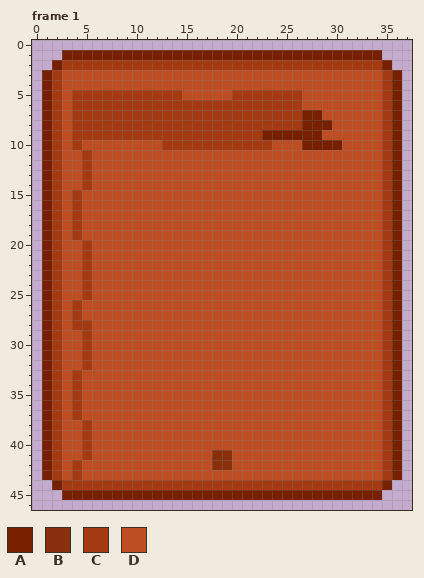
Pixel-art file, stored at assets/source/cards design.aseprite. Above: the version before the commit.
38x47 pixels, 4 frames. Shown: frame 1. The commit also changed other frames, which this record leaves out.
Palette (. is transparent): A #772000  B #882f0c  C #a33a12  D #bd4d22
And afterwards:
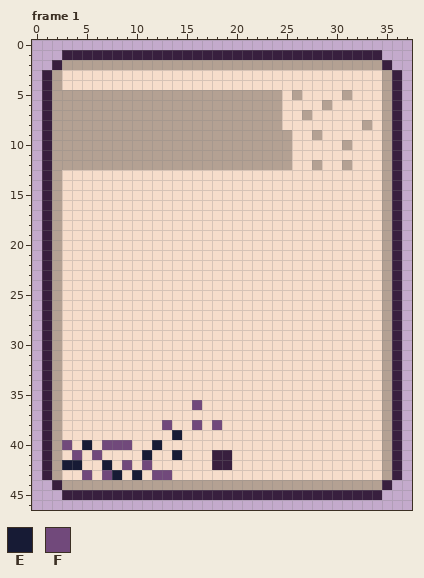
Colours new in this view: E #171b35  F #71497b
What changed:
@@ palette @@
-A #772000
+A #381f3e
-C #a33a12
+C #b4a193
-D #bd4d22
+D #f6ddcb
--- frame 1
@@ x 0..37 @@
  4 .ACDDDDDDDDDDDDDDDDDDDDDDDDDDDDDDDDCA.
- 5 .ACDCCCCCCCCCCCDDDDDCCCCCCCDDDDDDDDCA.
- 6 .ACDCCCCCCCCCCCCCCCCCCCCCCCDDDDDDDDCA.
- 7 .ACDCCCCCCCCCCCCCCCCCCCCCCCAADDDDDDCA.
- 8 .ACDCCCCCCCCCCCCCCCCCCCCCCCAAADDDDDCA.
- 9 .ACDCCCCCCCCCCCCCCCCCCCAAAAAADDDDDDCA.
-10 .ACDCDDDDDDDDCCCCCCCCCCCDDDAAAADDDDCA.
-11 .ACDDCDDDDDDDDDDDDDDDDDDDDDDDDDDDDDCA.
-12 .ACDDCDDDDDDDDDDDDDDDDDDDDDDDDDDDDDCA.
-13 .ACDDCDDDDDDDDDDDDDDDDDDDDDDDDDDDDDCA.
-14 .ACDDCDDDDDDDDDDDDDDDDDDDDDDDDDDDDDCA.
-15 .ACDCDDDDDDDDDDDDDDDDDDDDDDDDDDDDDDCA.
-16 .ACDCDDDDDDDDDDDDDDDDDDDDDDDDDDDDDDCA.
-17 .ACDCDDDDDDDDDDDDDDDDDDDDDDDDDDDDDDCA.
-18 .ACDCDDDDDDDDDDDDDDDDDDDDDDDDDDDDDDCA.
-19 .ACDCDDDDDDDDDDDDDDDDDDDDDDDDDDDDDDCA.
-20 .ACDDCDDDDDDDDDDDDDDDDDDDDDDDDDDDDDCA.
-21 .ACDDCDDDDDDDDDDDDDDDDDDDDDDDDDDDDDCA.
-22 .ACDDCDDDDDDDDDDDDDDDDDDDDDDDDDDDDDCA.
-23 .ACDDCDDDDDDDDDDDDDDDDDDDDDDDDDDDDDCA.
-24 .ACDDCDDDDDDDDDDDDDDDDDDDDDDDDDDDDDCA.
-25 .ACDDCDDDDDDDDDDDDDDDDDDDDDDDDDDDDDCA.
-26 .ACDCDDDDDDDDDDDDDDDDDDDDDDDDDDDDDDCA.
-27 .ACDCDDDDDDDDDDDDDDDDDDDDDDDDDDDDDDCA.
-28 .ACDCCDDDDDDDDDDDDDDDDDDDDDDDDDDDDDCA.
-29 .ACDDCDDDDDDDDDDDDDDDDDDDDDDDDDDDDDCA.
-30 .ACDDCDDDDDDDDDDDDDDDDDDDDDDDDDDDDDCA.
-31 .ACDDCDDDDDDDDDDDDDDDDDDDDDDDDDDDDDCA.
-32 .ACDDCDDDDDDDDDDDDDDDDDDDDDDDDDDDDDCA.
-33 .ACDCDDDDDDDDDDDDDDDDDDDDDDDDDDDDDDCA.
-34 .ACDCDDDDDDDDDDDDDDDDDDDDDDDDDDDDDDCA.
-35 .ACDCDDDDDDDDDDDDDDDDDDDDDDDDDDDDDDCA.
-36 .ACDCDDDDDDDDDDDDDDDDDDDDDDDDDDDDDDCA.
-37 .ACDCDDDDDDDDDDDDDDDDDDDDDDDDDDDDDDCA.
-38 .ACDDCDDDDDDDDDDDDDDDDDDDDDDDDDDDDDCA.
-39 .ACDDCDDDDDDDDDDDDDDDDDDDDDDDDDDDDDCA.
-40 .ACDDCDDDDDDDDDDDDDDDDDDDDDDDDDDDDDCA.
-41 .ACDDCDDDDDDDDDDDDBBDDDDDDDDDDDDDDDCA.
-42 .ACDCDDDDDDDDDDDDDBBDDDDDDDDDDDDDDDCA.
-43 .ACDCDDDDDDDDDDDDDDDDDDDDDDDDDDDDDDCA.
+ 5 .ACCCCCCCCCCCCCCCCCCCCCCCDCDDDDCDDDCA.
+ 6 .ACCCCCCCCCCCCCCCCCCCCCCCDDDDCDDDDDCA.
+ 7 .ACCCCCCCCCCCCCCCCCCCCCCCDDCDDDDDDDCA.
+ 8 .ACCCCCCCCCCCCCCCCCCCCCCCDDDDDDDDCDCA.
+ 9 .ACCCCCCCCCCCCCCCCCCCCCCCCDDCDDDDDDCA.
+10 .ACCCCCCCCCCCCCCCCCCCCCCCCDDDDDCDDDCA.
+11 .ACCCCCCCCCCCCCCCCCCCCCCCCDDDDDDDDDCA.
+12 .ACCCCCCCCCCCCCCCCCCCCCCCCDDCDDCDDDCA.
+13 .ACDDDDDDDDDDDDDDDDDDDDDDDDDDDDDDDDCA.
+14 .ACDDDDDDDDDDDDDDDDDDDDDDDDDDDDDDDDCA.
+15 .ACDDDDDDDDDDDDDDDDDDDDDDDDDDDDDDDDCA.
+16 .ACDDDDDDDDDDDDDDDDDDDDDDDDDDDDDDDDCA.
+17 .ACDDDDDDDDDDDDDDDDDDDDDDDDDDDDDDDDCA.
+18 .ACDDDDDDDDDDDDDDDDDDDDDDDDDDDDDDDDCA.
+19 .ACDDDDDDDDDDDDDDDDDDDDDDDDDDDDDDDDCA.
+20 .ACDDDDDDDDDDDDDDDDDDDDDDDDDDDDDDDDCA.
+21 .ACDDDDDDDDDDDDDDDDDDDDDDDDDDDDDDDDCA.
+22 .ACDDDDDDDDDDDDDDDDDDDDDDDDDDDDDDDDCA.
+23 .ACDDDDDDDDDDDDDDDDDDDDDDDDDDDDDDDDCA.
+24 .ACDDDDDDDDDDDDDDDDDDDDDDDDDDDDDDDDCA.
+25 .ACDDDDDDDDDDDDDDDDDDDDDDDDDDDDDDDDCA.
+26 .ACDDDDDDDDDDDDDDDDDDDDDDDDDDDDDDDDCA.
+27 .ACDDDDDDDDDDDDDDDDDDDDDDDDDDDDDDDDCA.
+28 .ACDDDDDDDDDDDDDDDDDDDDDDDDDDDDDDDDCA.
+29 .ACDDDDDDDDDDDDDDDDDDDDDDDDDDDDDDDDCA.
+30 .ACDDDDDDDDDDDDDDDDDDDDDDDDDDDDDDDDCA.
+31 .ACDDDDDDDDDDDDDDDDDDDDDDDDDDDDDDDDCA.
+32 .ACDDDDDDDDDDDDDDDDDDDDDDDDDDDDDDDDCA.
+33 .ACDDDDDDDDDDDDDDDDDDDDDDDDDDDDDDDDCA.
+34 .ACDDDDDDDDDDDDDDDDDDDDDDDDDDDDDDDDCA.
+35 .ACDDDDDDDDDDDDDDDDDDDDDDDDDDDDDDDDCA.
+36 .ACDDDDDDDDDDDDDFDDDDDDDDDDDDDDDDDDCA.
+37 .ACDDDDDDDDDDDDDDDDDDDDDDDDDDDDDDDDCA.
+38 .ACDDDDDDDDDDFDDFDFDDDDDDDDDDDDDDDDCA.
+39 .ACDDDDDDDDDDDEDDDDDDDDDDDDDDDDDDDDCA.
+40 .ACFDEDFFFDDEDDDDDDDDDDDDDDDDDDDDDDCA.
+41 .ACDFDFDDDDEDDEDDDAADDDDDDDDDDDDDDDCA.
+42 .ACEEDDEDFDFDDDDDDAADDDDDDDDDDDDDDDCA.
+43 .ACDDFDFEDEDFFDDDDDDDDDDDDDDDDDDDDDCA.
 44 ..ACCCCCCCCCCCCCCCCCCCCCCCCCCCCCCCCA..
Changed places in both pictures, as pixel boxes (x1, y1, x2, y2):
changed: (42, 50, 402, 500)
